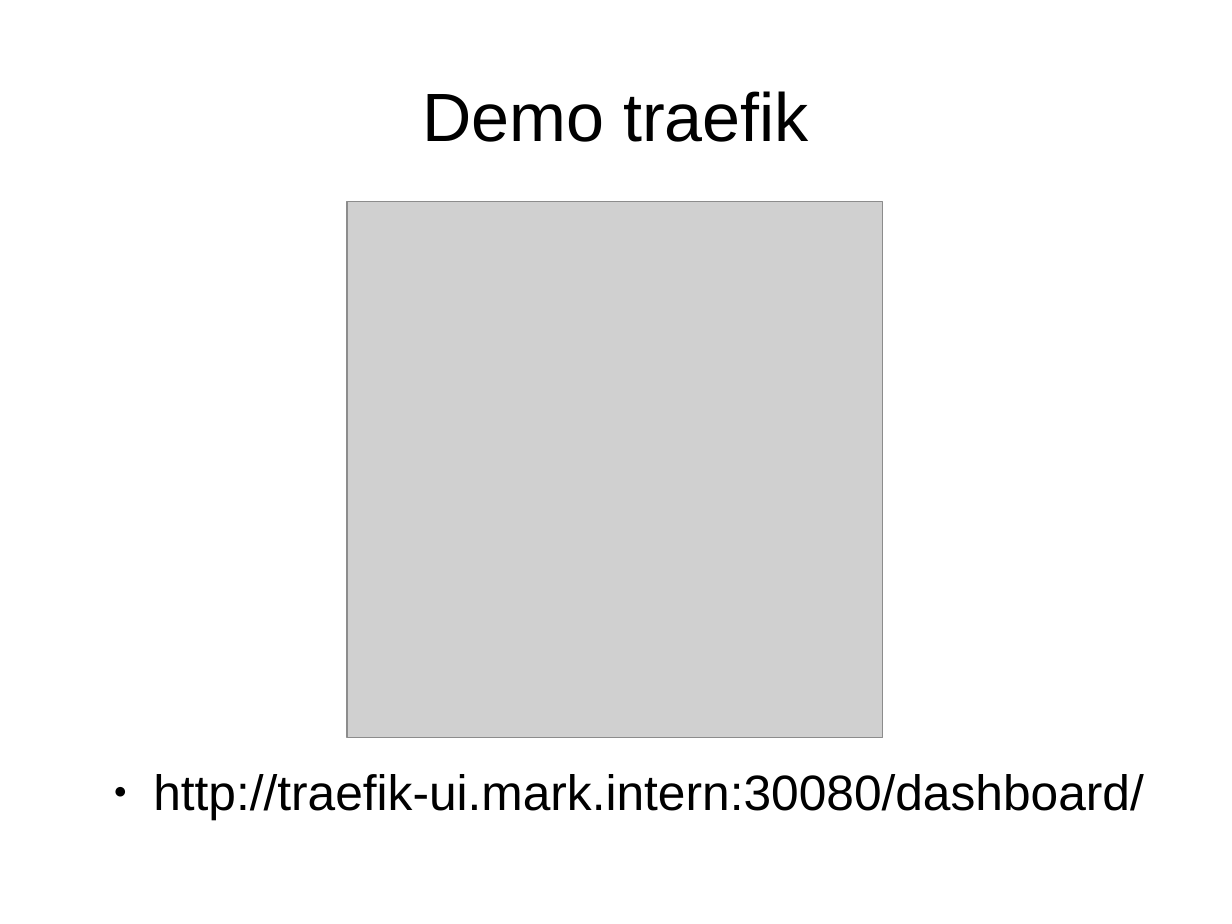
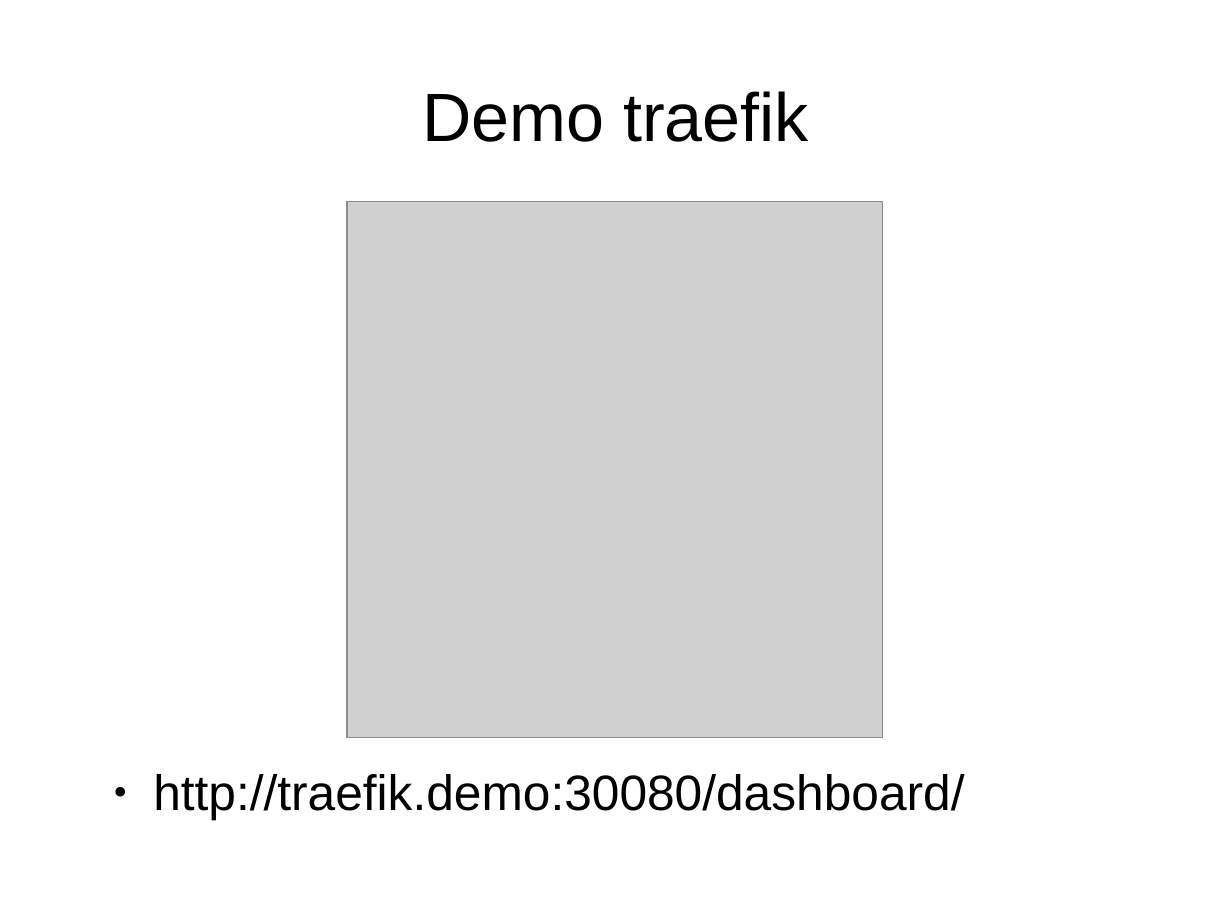
Before and after one commit to markbenschop/k8s-workshop, a slide deck: slide 36 of k8s_demo_proxy.odp (slide 31 before the commit). Drawn at 1232x924 pixels with LibreOffice and Linux fonts; fonts in the diff are those of the drawing; grey boxes stand for pictures. Boxes give left, top, right and bottom in pixels: in the first picture for what was removed or moved away, otherwise in the second. Text is boxed around its words. In the diff, an @@ line names an element or a change of style, - is before the commit and + after.

Commit message:
Updated k8s_demo_proxy.odp, removed k8s_demo.odp

```diff
--- a/k8s_demo_proxy.odp
+++ b/k8s_demo_proxy.odp
@@ text at (153,774,964,819): text changed @@
-● http://traefik-ui.mark.intern:30080/dashboard/
+● http://traefik.demo:30080/dashboard/
```
Also in this commit, not shown: 3 other slides changed, 9 slides added, 4 slides removed, 1 other file.
